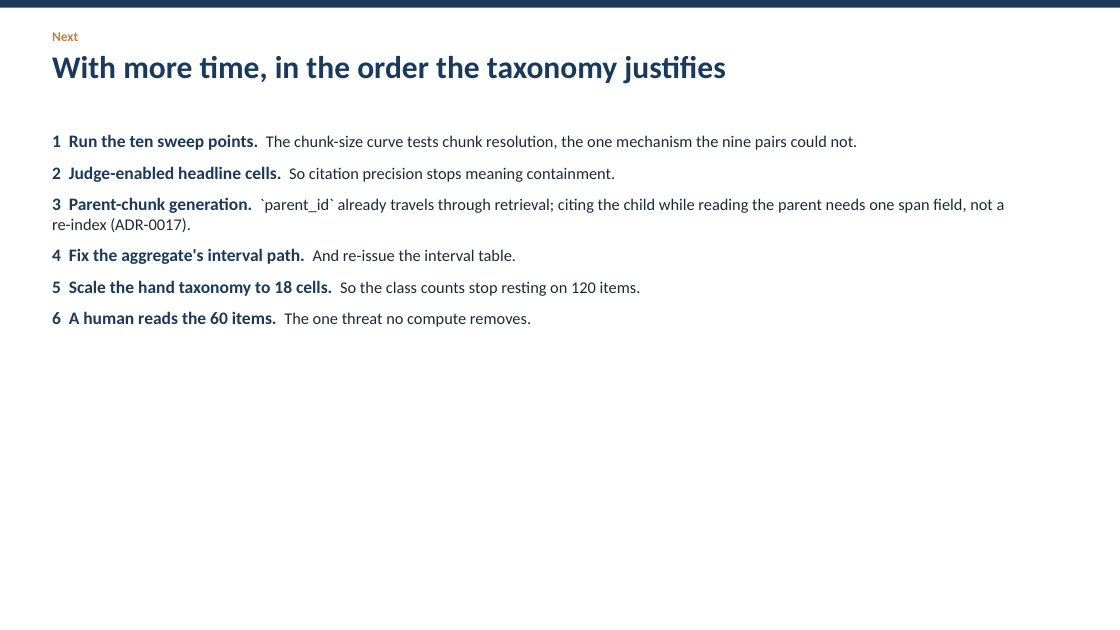
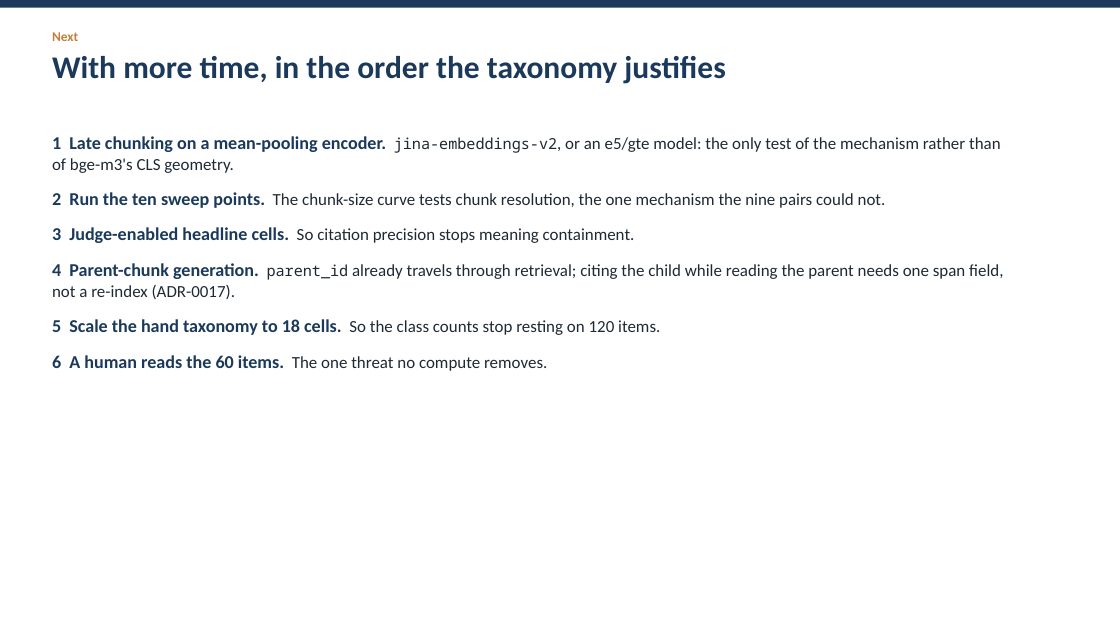
Before and after one commit to JHB11Hinson/cs5481-topic5-rag, a slide deck: slide 14 of reports/slides.pptx. Drawn at 1120x630 pixels with LibreOffice and Linux fonts; fonts in the diff are those of the drawing. Boxes give left, top, right and bottom in pixels: in the first picture for what was removed or moved away, otherwise in the second. Text is boxed around its words. In the diff, an @@ line names an element or a change of style, - is before the commit and + after.

Commit message:
report(ticket 17): second pass — real hit@10 intervals, late-chunking contrast and pooling probe

```diff
--- a/reports/slides.pptx
+++ b/reports/slides.pptx
@@ text at [52,136,1003,299]: text changed; size 14 to 14.5 pt @@
-1 Run the ten sweep points. The chunk-size curve tests chunk resolution, the one mechanism the nine pairs could not.
-2 Judge-enabled headline cells. So citation precision stops meaning containment.
-3 Parent-chunk generation. `parent_id` already travels through retrieval; citing the child while reading the parent needs one span field, not a re-index (ADR-0017).
-4 Fix the aggregate's interval path. And re-issue the interval table.
+1 Late chunking on a mean-pooling encoder. jina-embeddings-v2, or an e5/gte model: the only test of the mechanism rather than of bge-m3's CLS geometry.
+2 Run the ten sweep points. The chunk-size curve tests chunk resolution, the one mechanism the nine pairs could not.
+3 Judge-enabled headline cells. So citation precision stops meaning containment.
+4 Parent-chunk generation. parent_id already travels through retrieval; citing the child while reading the parent needs one span field, not a re-index (ADR-0017).
@@ text at [52,319,660,371]: size 15 to 15.5 pt in "5 Scale the hand taxonomy to 18 ...", "6 A human reads the 60 items."; size 14 to 14.5 pt in "So the class counts stop resting on ...", "The one threat no compute removes."; line spacing 1 to 1.04; more space between paragraphs @@
```
Also in this commit, not shown: 3 other slides changed, 8 other files.
